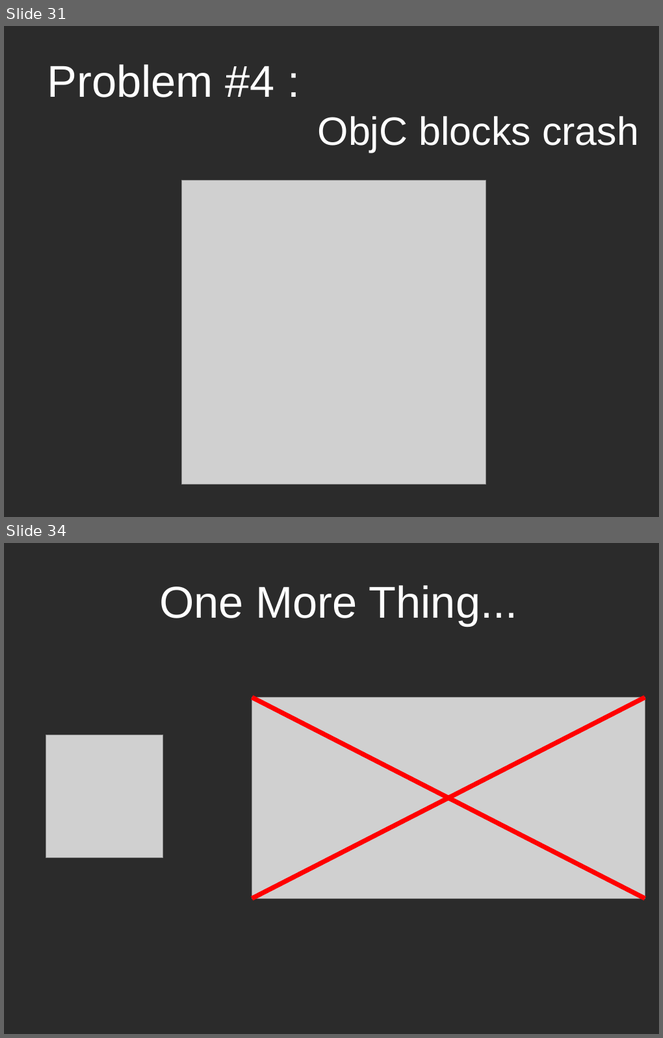
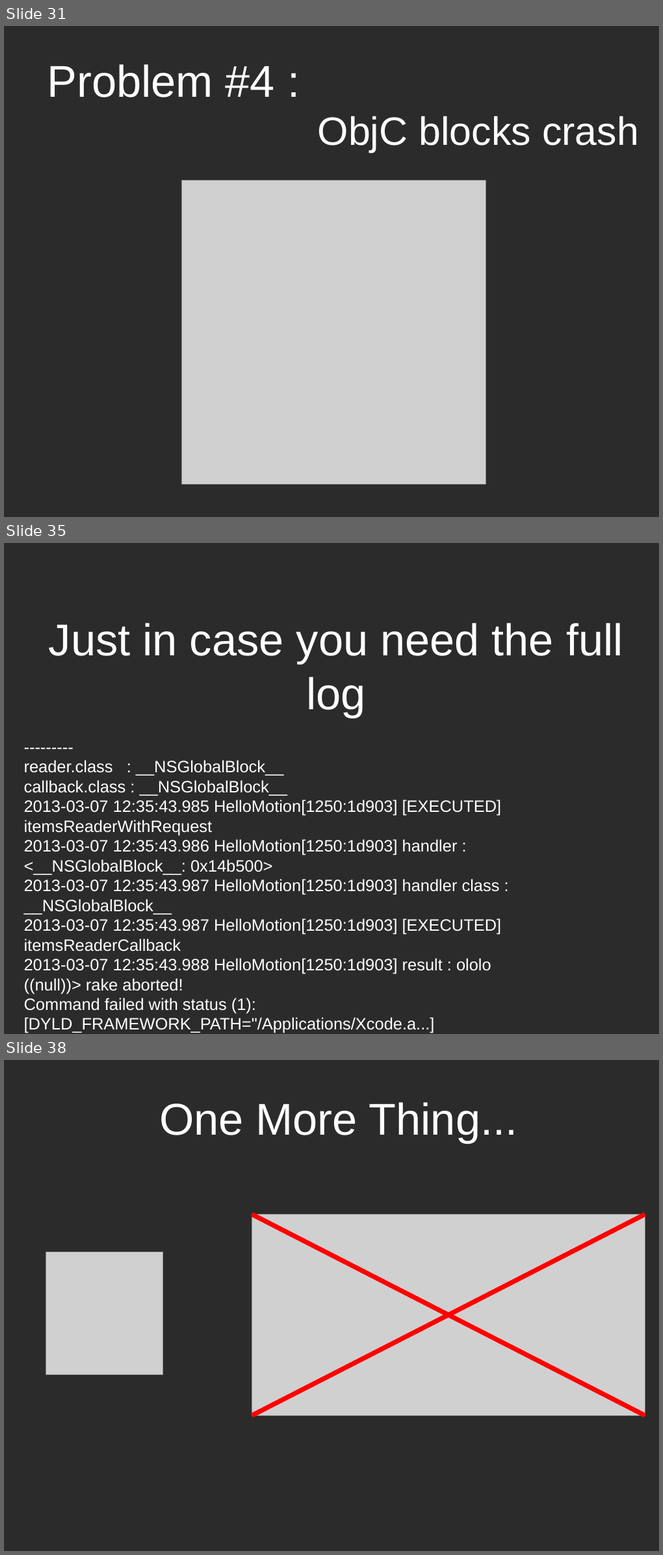
Before and after one commit to dodikk/motion-slides, a slide deck: motion-slides.odp. Shown one above the other, each under a label of ours: slides 31 and 34 before the commit, slides 31, 35 and 38 after it; the slides between them are not shown. The pictures are 663x1038 and 663x1555 pixels, drawn with LibreOffice and Linux fonts; fonts in the diff are those of the drawing; grey boxes stand for pictures; background and template pictures are left out; a plain dark background stands for a picture behind light text. Boxes give left, top, right and bottom in pixels: in the first picture for what was removed or moved away, otherwise in the second. Text is boxed around its words. In the diff, an @@ line names an element or a change of style, - is before the commit and + after.

```diff
--- a/motion-slides.odp
+++ b/motion-slides.odp
@@ slide 35 added at (x1=4, y1=543, x2=659, y2=1034), background picture (left out) @@
@@ text added at (x1=49, y1=623, x2=623, y2=718), 54 pt, text #FFFFFF @@
+Just in case you need the full log
@@ text added at (x1=24, y1=760, x2=502, y2=1014), 20 pt, text #FFFFFF @@
+---------
+reader.class : __NSGlobalBlock__
+callback.class : __NSGlobalBlock__
+2013-03-07 12:35:43.985 HelloMotion[1250:1d903] [EXECUTED] itemsReaderWithRequest
+2013-03-07 12:35:43.986 HelloMotion[1250:1d903] handler : <__NSGlobalBlock__: 0x14b500>
+2013-03-07 12:35:43.987 HelloMotion[1250:1d903] handler class : __NSGlobalBlock__
+2013-03-07 12:35:43.987 HelloMotion[1250:1d903] [EXECUTED] itemsReaderCallback
+2013-03-07 12:35:43.988 HelloMotion[1250:1d903] result : ololo
+((null))> rake aborted!
+Command failed with status (1): [DYLD_FRAMEWORK_PATH="/Applications/Xcode.a...]
@@ what was slide 34 is now slide 38 @@
```
Also in this commit, not shown: 11 other slides added, 3 slides removed, 5 other files.
